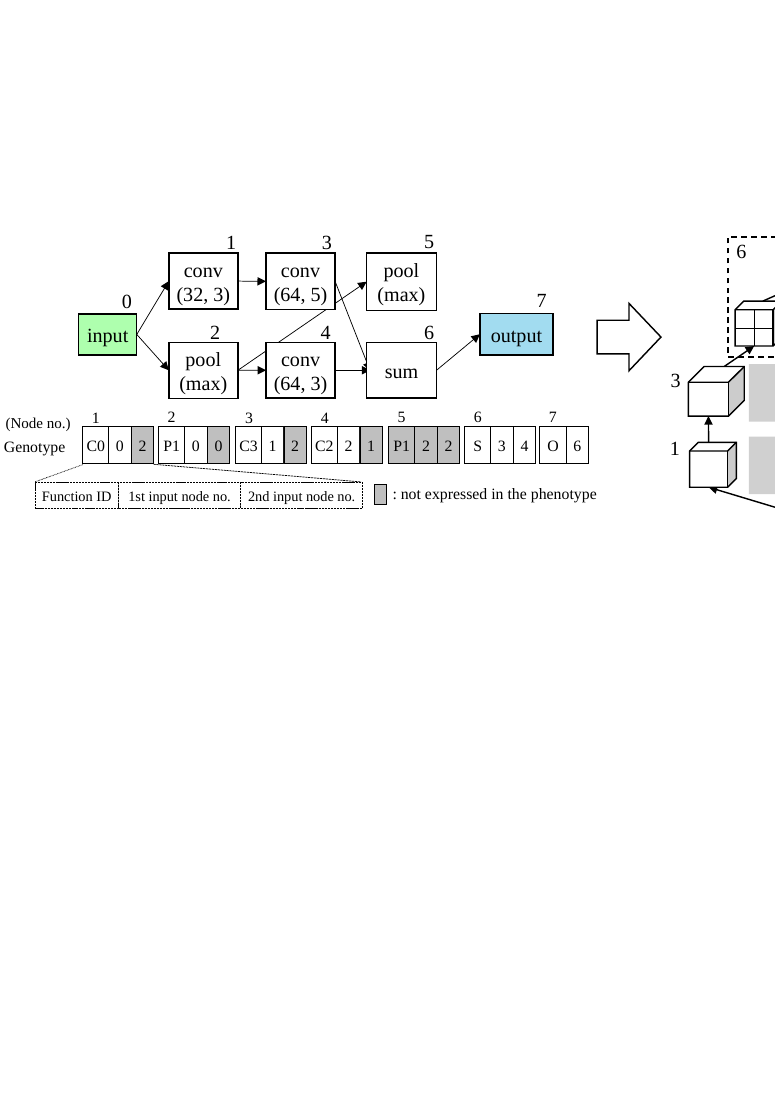
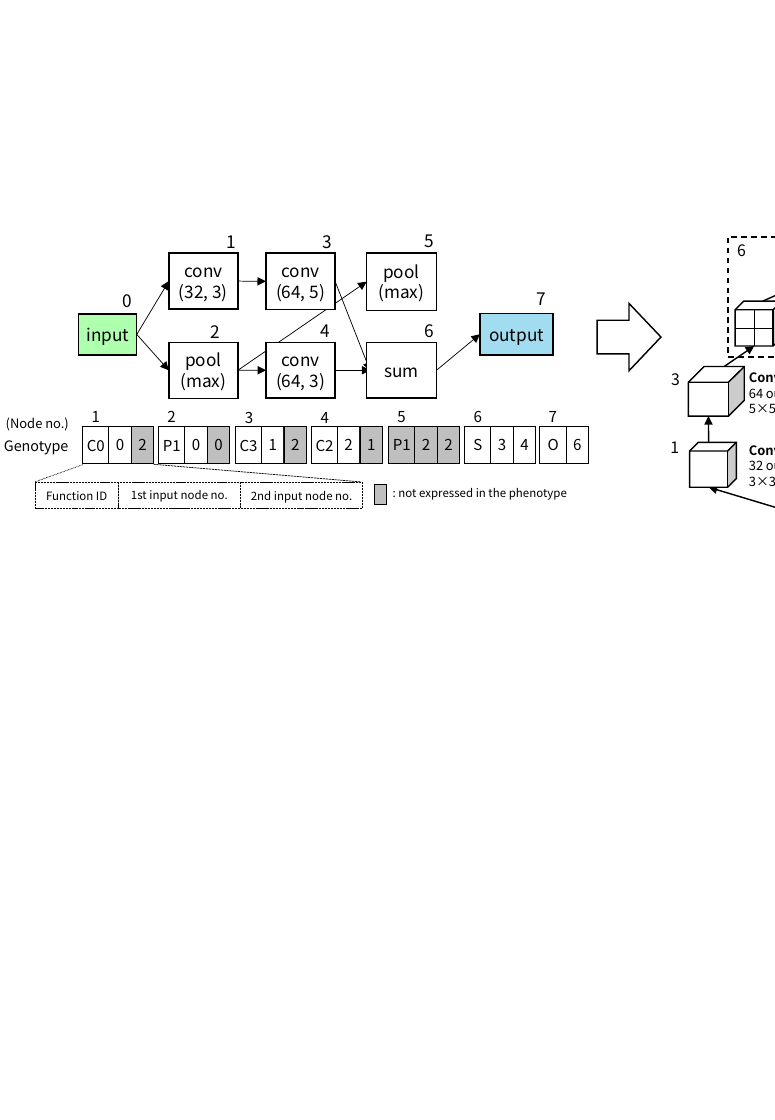
Before and after one commit to hoosha/CGP2CNN, a slide deck: slide 4 of draft_submit/images/GECCO2017.pptx. Drawn at 775x1120 pixels with LibreOffice and Linux fonts; fonts in the diff are those of the drawing; grey boxes stand for pictures; background and template pictures are left out. Boxes give left, top, right and bottom in pixels: in the first picture for what was removed or moved away, otherwise in the second. Text is boxed around its words. In the diff, an @@ line names an element or a change of style, - is before the commit and + after.

```diff
--- a/draft_submit/images/GECCO2017.pptx
+++ b/draft_submit/images/GECCO2017.pptx
@@ size 14 to 11 pt, font Times New Roman to Noto Sans CJK JP in 3 elements at [670, 441, 679, 453], [671, 373, 680, 385], [737, 244, 746, 256] @@
@@ size 14 to 12 pt, font Times New Roman to Noto Sans CJK JP in 15 elements at [168, 253, 238, 309], [226, 235, 236, 253], [168, 342, 238, 398], [267, 342, 336, 398], [321, 324, 331, 343], [266, 253, 335, 310], [322, 235, 332, 253], [367, 253, 436, 310], [424, 234, 434, 248], [367, 342, 437, 398], [424, 324, 434, 343], [79, 314, 136, 355], [122, 294, 132, 307], [537, 292, 547, 305], [480, 313, 554, 354] @@
@@ picture removed at [749, 364, 775, 422] @@
@@ text added at [749, 388, 775, 413], 9 pt, text #000000 @@
+Convolution
+64 output channels
+5×5 receptive field
@@ text "(Node no.)" at [6, 417, 69, 431]: size 10.5 to 9 pt, font Times New Roman to Noto Sans CJK JP @@
@@ size 11 to 10.5 pt, font Times New Roman to Noto Sans CJK JP in 27 elements at [83, 427, 110, 464], [108, 426, 131, 463], [131, 426, 154, 463], [158, 427, 185, 464], [185, 426, 208, 463], [208, 426, 230, 463], [235, 427, 261, 464], [261, 426, 284, 463], [284, 426, 307, 463], [311, 427, 338, 464], [338, 426, 361, 463], [360, 426, 382, 463], [389, 426, 415, 463], [414, 426, 437, 463], [437, 426, 460, 463], [464, 426, 491, 463], [491, 426, 514, 463], [514, 426, 536, 463], [539, 426, 566, 463], [566, 426, 589, 463], [92, 411, 100, 427], [167, 410, 175, 427], [397, 411, 405, 427], [474, 410, 482, 427], [549, 411, 557, 427], [321, 412, 329, 427], [245, 411, 253, 427] @@
@@ text "Genotype" at [4, 440, 69, 455]: size 11 to 10 pt, font Times New Roman to Noto Sans CJK JP @@
@@ picture removed at [749, 436, 775, 494] @@
@@ text added at [749, 460, 775, 486], 9 pt, text #000000 @@
+Convolution
+32 output channels
+3×3 receptive filed
@@ size 10 to 8 pt, font Times New Roman to Noto Sans CJK JP in 3 elements at [35, 483, 119, 508], [119, 483, 241, 508], [241, 483, 363, 508] @@
@@ text ": not expressed in the ..." at [398, 488, 567, 500]: size 11 to 8 pt, font Times New Roman to Noto Sans CJK JP @@
```
Also in this commit, not shown: 5 other slides changed, 18 other files.
